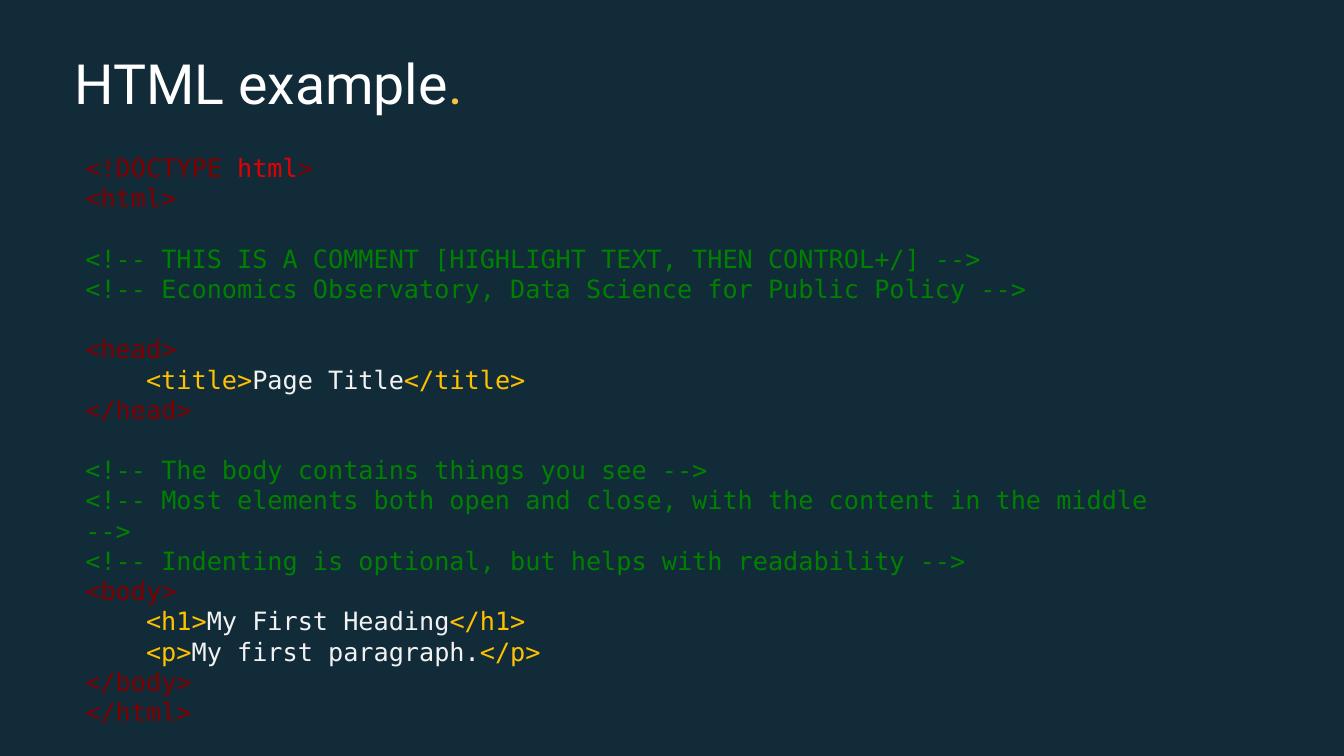
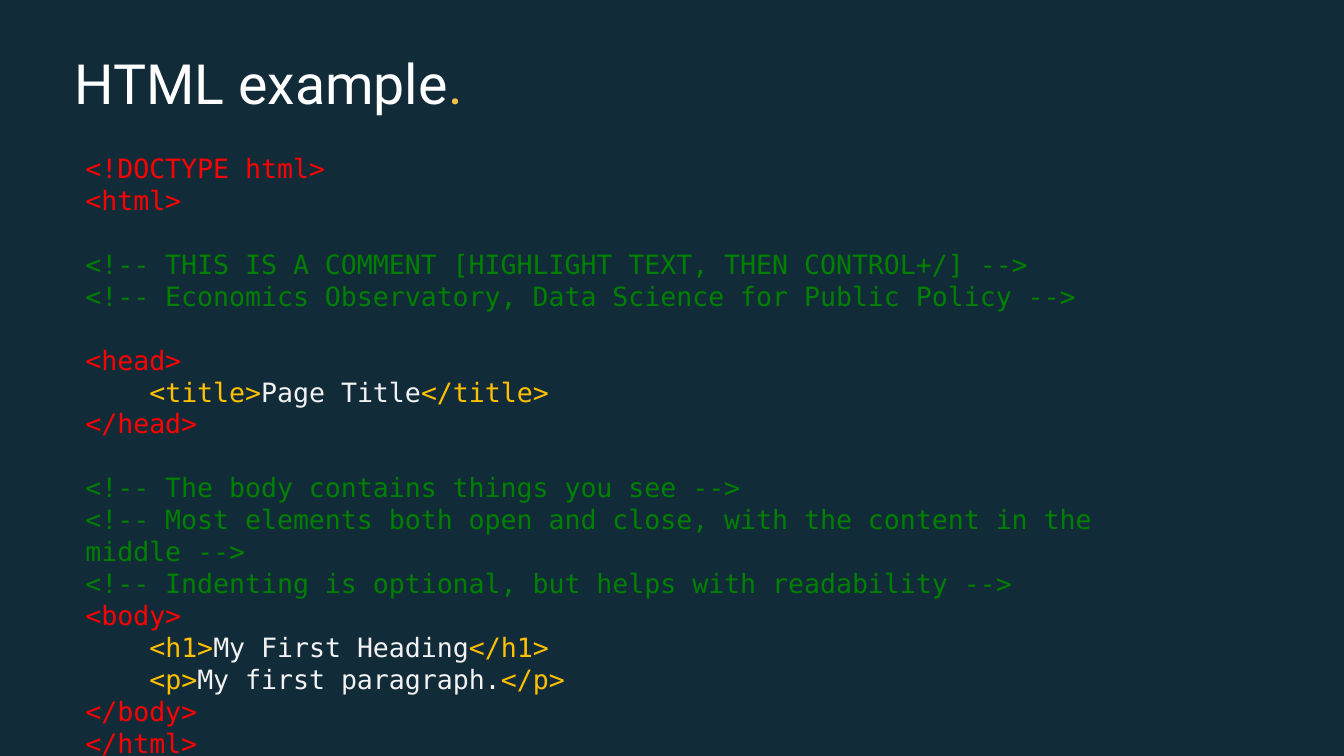
Before and after one commit to EconomicsObservatory/courses, a slide deck: slide 7 of 2/s2_Building_your_first_website.pptx. Drawn at 1344x756 pixels with LibreOffice and Linux fonts; fonts in the diff are those of the drawing. Boxes give left, top, right and bottom in pixels: in the first picture for what was removed or moved away, otherwise in the second. Text is boxed around its words. In the diff, an @@ line names an element or a change of style, - is before the commit and + after.

```diff
--- a/2/s2_Building_your_first_website.pptx
+++ b/2/s2_Building_your_first_website.pptx
@@ text "<!DOCTYPE html>" at (x1=85, y1=157, x2=1092, y2=756): size 18 to 19 pt; text colour #800000 to #FF0000 in "<!DOCTYPE html>", "<html>", "<head>", "</head>" and 3 more places; text colour #E50000 to #FF0000 in "html>" @@
```
Also in this commit, not shown: 6 other slides changed, 1 other file.
